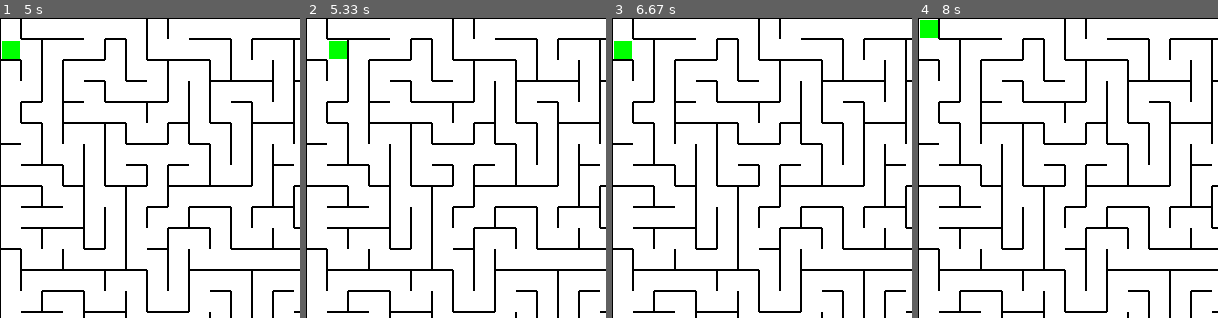
Above: before the commit, frames 1-4 (left to right).
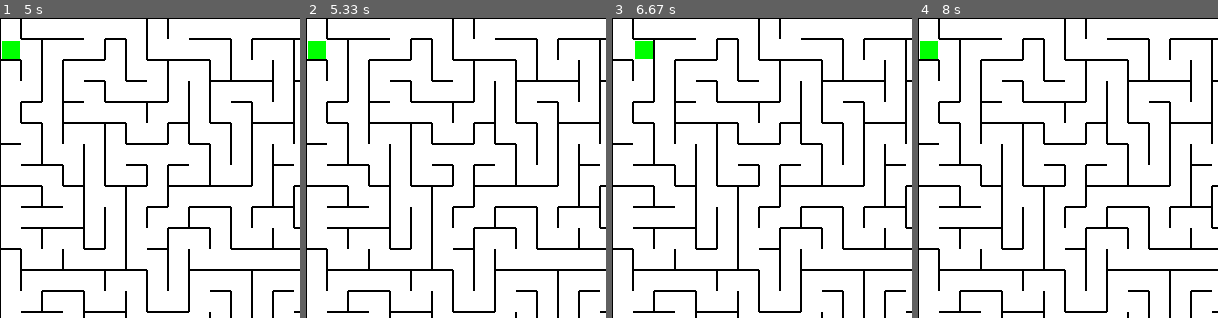
Above: after the commit, the same moments.

Repository: MartinRB45534/Escape
Game: pygame game, started from test_pygame.py
The game is run twice, just before and just after one commit, with the same random seed, the same clock (stepped at 60 frames per second) and the same inputs.
Inputs:
- Up to frame 1 (5 s): hold Right 0.33-0.8 s; hold Up 0.83-1.3 s; hold Left 1.83-2.37 s; hold Down 2.4-2.87 s; hold Up 3.33-3.7 s; hold Down 4.4-4.77 s
- Up to frame 2 (5.33 s): hold Right from 5.3 s (still down)
- Up to frame 3 (6.67 s): release Right at 5.77 s; hold Left from 6.63 s (still down)
- Up to frame 4 (8 s): release Left at 7.17 s; hold Up from 7.97 s (still down)
The pictures show only the part of the screen within x 0-50%, y 0-50%; the shares and areas given below are measured in that part.

Frame 1 is identical in both runs. In frame 2, 0.7% of the frame differs, in the area x 0-14%, y 7-14%; in frame 3, 0.7%; in frame 4, 0.7%.

Commit message:
Fluidification du mouvement du joueur

Diff:
--- a/test_pygame.py
+++ b/test_pygame.py
@@ -18,20 +18,31 @@
 
 lab.dessine_toi(screen,0,0)
 joueur.dessine_toi(screen)
+
+#objet qui permet de gérer le temps en pygame
+clock = pygame.time.Clock()
 while run:
+    #on cadence à 30 frames/sec
+    clock.tick(15)
+
+    move = False
     #si l'utilisateur décide de mettre fin au programme on sort de la boucle
-    move = False
     for event in pygame.event.get():
         if event.type==pygame.QUIT:
             run=False
-        if event.type==pygame.KEYDOWN and event.key==pygame.K_UP:
-            move = joueur.va_vers_le_haut(lab)
-        if event.type==pygame.KEYDOWN and event.key==pygame.K_DOWN:
-            move = joueur.va_vers_le_bas(lab)
-        if event.type==pygame.KEYDOWN and event.key==pygame.K_RIGHT:
-            move = joueur.va_vers_la_droite(lab)
-        if event.type==pygame.KEYDOWN and event.key==pygame.K_LEFT:
-            move = joueur.va_vers_la_gauche(lab)
+
+    #on récupère toutes les touches préssés sous forme de booléens
+    keys=pygame.key.get_pressed()
+
+    if keys[pygame.K_UP]:
+        move = joueur.va_vers_le_haut(lab)
+    elif keys[pygame.K_DOWN]:
+        move = joueur.va_vers_le_bas(lab)
+    elif keys[pygame.K_RIGHT]:
+        move = joueur.va_vers_la_droite(lab)
+    if keys[pygame.K_LEFT]:
+        move = joueur.va_vers_la_gauche(lab)
+    #si on détecte un mouvement on redessine l'écran
     if move:
         lab.dessine_toi(screen,0,0)
         joueur.dessine_toi(screen)
